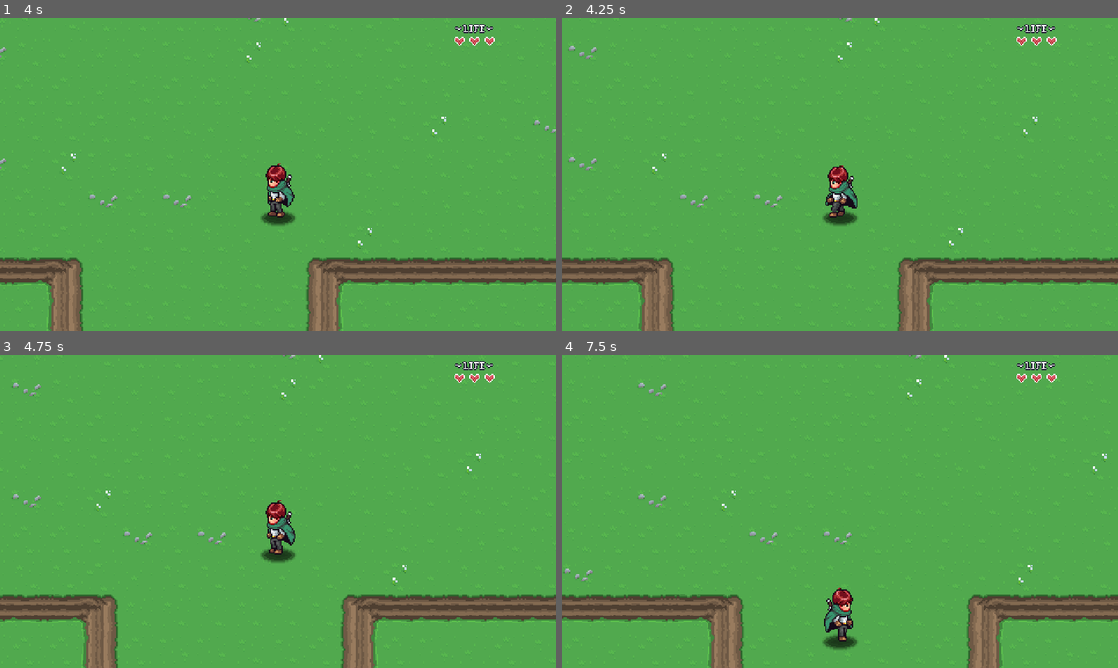
Above: before the commit, frames 1-4 (two rows, left to right).
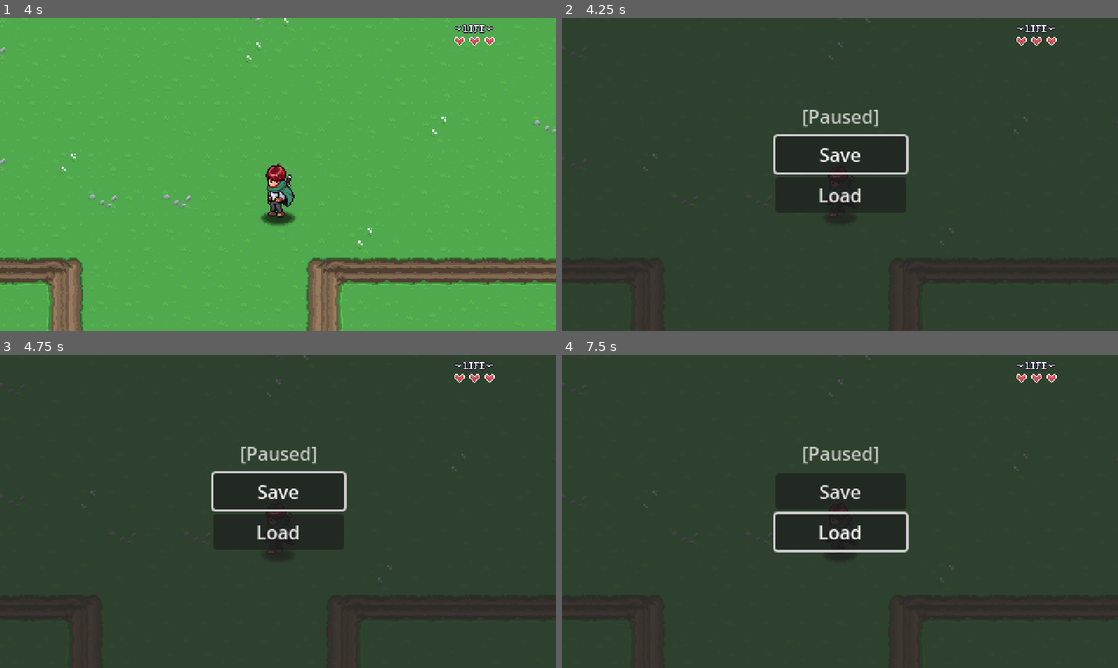
Above: after the commit, the same moments.

Repository: Tonkadora/ARPG
Game: Godot game, scene res://Levels/Area01/01.tscn
Two runs of this game, one before a commit and one after it. Both use one fixed random seed, a clock stepped at 60 frames per second and the inputs below.
Inputs (mouse positions are in pixels of both pictures, inside the frame that each line leads up to):
- Up to frame 1 (4 s): tap Enter at 0.5 s; hold Right (move_right) 0.53-1.28 s; hold Space (attack) 0.53-1.28 s; hold Down (move_down) 1.28-2.03 s; tap Space (attack) at 1.35, 2.85 s; hold Right (move_right) 2.03-2.78 s; hold Space (attack) 2.03-2.78 s; hold Up (move_up) 2.78-3.53 s; hold Left (move_left) from 3.53 s (still down); hold Space (attack) from 3.53 s (still down)
- Up to frame 2 (4.25 s): keep holding Left (move_left); keep holding Space (attack); tap Escape (pause, bound only after the commit) at 4.15 s
- Up to frame 3 (4.75 s): release Left (move_left) at 4.25 s; release Space (attack) at 4.25 s; click (278, 492) at 4.25 s, where only the run after the commit has a clickable "Save"
- Up to frame 4 (7.5 s): click (840, 530) at 5 s, where only the run after the commit has a clickable "Load"; hold Left (move_left) 5.78-6.53 s; hold Down (move_down) 6.53-7.28 s; hold Right (move_right) from 7.28 s (still down)

Frame 1 is identical in both runs. In frame 2, 99% of the frame differs, in the area x 0-100%, y 0-100%; in frame 3, 100%; in frame 4, 100%.

Commit message:
Pause Menu

Diff:
--- /dev/null
+++ b/GUI/PauseMenu/pause_menu.gd
@@ -0,0 +1,35 @@
+extends CanvasLayer
+
+
+var is_paused: bool = false
+
+@onready var button_save: Button = $VBoxContainer/ButtonSave
+@onready var button_load: Button = $VBoxContainer/ButtonLoad
+
+
+func _ready():
+	hide_paused_menu()
+
+
+func _unhandled_input(event):
+	if event.is_action_pressed("pause"):
+		if is_paused == false:
+			show_paused_menu()
+		else:
+			hide_paused_menu()
+
+		get_viewport().set_input_as_handled()
+
+
+
+func show_paused_menu() -> void:
+	get_tree().paused = true
+	visible = true
+	is_paused = true
+	button_save.grab_focus()
+
+
+func hide_paused_menu() -> void:
+	get_tree().paused = false
+	visible = false
+	is_paused = false
--- /dev/null
+++ b/GUI/PauseMenu/pause_menu.tscn
@@ -0,0 +1,46 @@
+[gd_scene load_steps=2 format=3 uid="uid://dekt2i2drmcjn"]
+
+[ext_resource type="Script" path="res://GUI/PauseMenu/pause_menu.gd" id="1_m3gkw"]
+
+[node name="PauseMenu" type="CanvasLayer"]
+process_mode = 3
+script = ExtResource("1_m3gkw")
+
+[node name="ColorRect" type="ColorRect" parent="."]
+anchors_preset = 15
+anchor_right = 1.0
+anchor_bottom = 1.0
+grow_horizontal = 2
+grow_vertical = 2
+color = Color(0.145868, 0.145868, 0.145868, 0.788235)
+
+[node name="VBoxContainer" type="VBoxContainer" parent="."]
+anchors_preset = 8
+anchor_left = 0.5
+anchor_top = 0.5
+anchor_right = 0.5
+anchor_bottom = 0.5
+offset_left = -56.5
+offset_top = -33.0
+offset_right = 56.5
+offset_bottom = 33.0
+grow_horizontal = 2
+grow_vertical = 2
+
+[node name="ButtonSave" type="Button" parent="VBoxContainer"]
+layout_mode = 2
+text = "Save"
+
+[node name="ButtonLoad" type="Button" parent="VBoxContainer"]
+layout_mode = 2
+text = "Load
+"
+
+[node name="Label" type="Label" parent="."]
+modulate = Color(1, 1, 1, 0.733333)
+offset_left = 183.5
+offset_top = 72.5
+offset_right = 296.5
+offset_bottom = 95.5
+text = "[Paused]"
+horizontal_alignment = 1
--- a/project.godot
+++ b/project.godot
@@ -20,6 +20,7 @@
 LevelManager="*res://00_Globals/level_manager.gd"
 PlayerManager="*res://00_Globals/player_manager.gd"
 SceneTransition="*res://GUI/SceneTransition/scene_transition.tscn"
+PauseMenu="*res://GUI/PauseMenu/pause_menu.tscn"
 
 [display]
 
@@ -56,6 +57,11 @@
 "events": [Object(InputEventKey,"resource_local_to_scene":false,"resource_name":"","device":-1,"window_id":0,"alt_press …(191 unchanged characters)…
 ]
 }
+pause={
+"deadzone": 0.5,
+"events": [Object(InputEventKey,"resource_local_to_scene":false,"resource_name":"","device":-1,"window_id":0,"alt_pressed":false,"shift_pressed":false,"ctrl_pressed":false,"meta_pressed":false,"pressed":false,"keycode":0,"physical_keycode":4194305,"key_label":0,"unicode":0,"location":0,"echo":false,"script":null)
+]
+}
 
 [layer_names]
 
